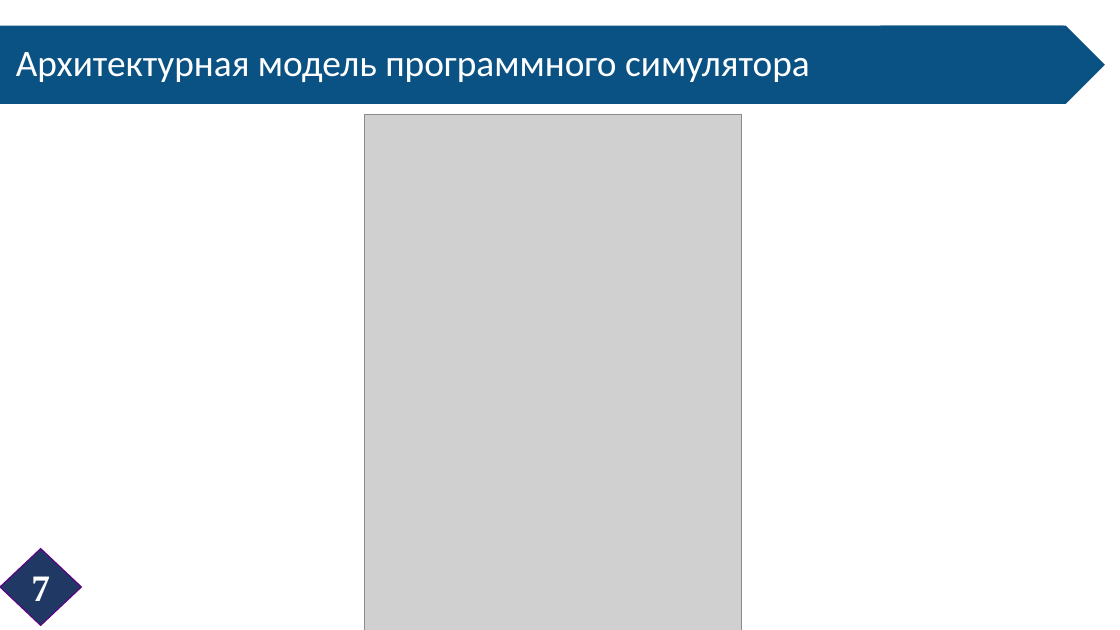
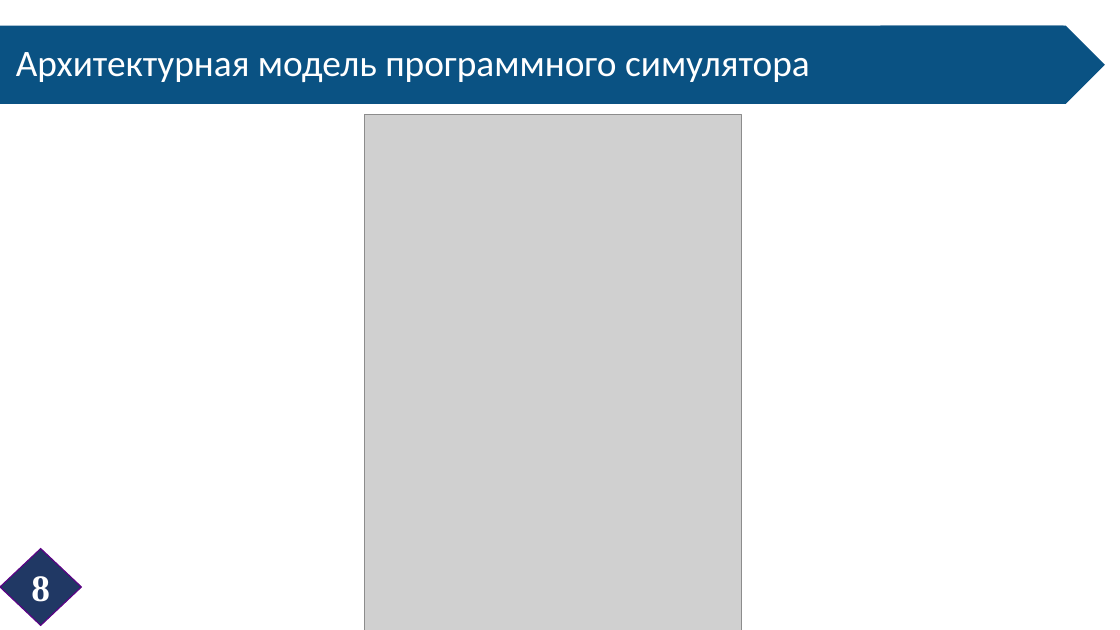
Before and after one commit to D0rG/DeepLOM, a slide deck: slide 8 of Дипломные документы/Для защиты/090304_18И0997_Корчиков МД.pptx. Drawn at 1120x630 pixels with LibreOffice and Linux fonts; fonts in the diff are those of the drawing; grey boxes stand for pictures. Boxes give left, top, right and bottom in pixels: in the first picture for what was removed or moved away, otherwise in the second. Text is boxed around its words. In the diff, an @@ line names an element or a change of style, - is before the commit and + after.

```diff
--- a/Дипломные документы/Для защиты/090304_18И0997_Корчиков МД.pptx
+++ b/Дипломные документы/Для защиты/090304_18И0997_Корчиков МД.pptx
@@ text in diamond at <box>31,576,50,602</box>: text changed @@
-7
+8
```
Also in this commit, not shown: 4 other slides changed, 1 other file.
